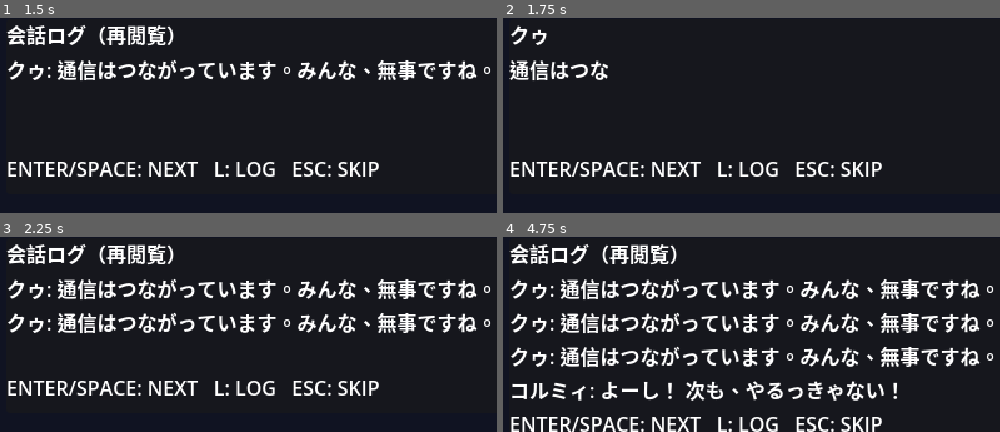
Above: before the commit, frames 1-4 (two rows, left to right).
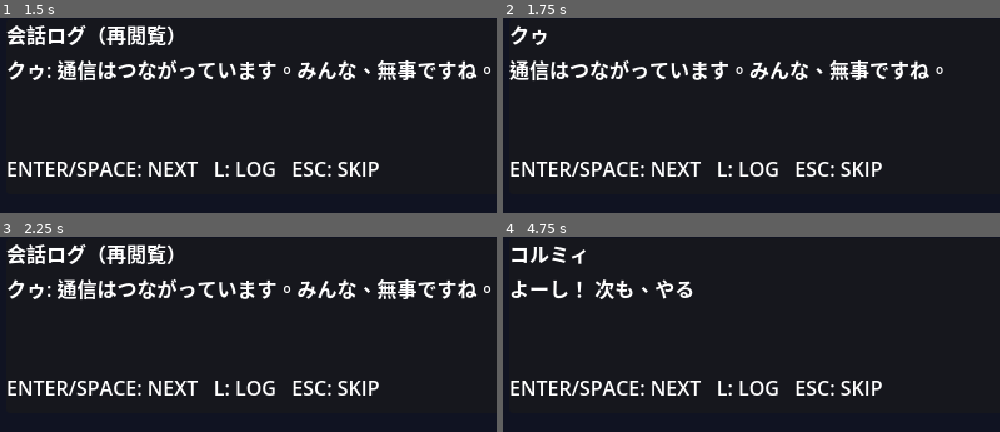
Above: after the commit, the same moments.

Repository: coshimagame/manjusyage
Game: Godot game, scene res://intermission_prototype.tscn
The game is run twice, just before and just after one commit, with the same random seed, the same clock (stepped at 60 frames per second) and the same inputs. This scene is started directly instead of the project's main scene.
Inputs (mouse positions are in pixels of both pictures, inside the frame that each line leads up to):
- Up to frame 1 (1.5 s): tap Enter at 0.5 s; move the mouse to (outside the picture) at 0.52 s; hold Right 0.53-1.28 s; tap L at 0.6 s; click (outside the picture) at 0.67 s; tap Space at 0.77, 1.25 s; tap E at 0.8, 1.35 s; move the mouse to (outside the picture) at 1.27 s; hold Down from 1.28 s (still down)
- Up to frame 2 (1.75 s): keep holding Down; tap Space at 1.52 s; tap L at 1.55 s
- Up to frame 3 (2.25 s): move the mouse to (outside the picture) at 2.02 s; release Down at 2.03 s; hold Right from 2.03 s (still down); tap L at 2.1 s
- Up to frame 4 (4.75 s): tap E at 2.3, 3.8 s; tap Enter at 2.75 s; move the mouse to (840, 297) at 2.77 s; release Right at 2.78 s; hold Up 2.78-3.53 s; tap M at 2.85 s; click (840, 297) at 2.92 s; tap Space at 3.02, 3.77, 4.52 s; tap L at 3.05, 4.55 s; move the mouse to (outside the picture) at 3.52 s; hold Left from 3.53 s (still down); tap 1 at 3.6 s; tap Escape at 4.15 s; move the mouse to (outside the picture) at 4.27 s; tap 2 at 4.35 s

Frame 1 is identical in both runs. In frame 2, 2.6% of the frame differs, in the area x 21-89%, y 21-32%; in frame 3, 3.9%; in frame 4, 20%, in the area x 1-99%, y 3-100%.

Commit message:
Fix intermission log replay, finish signal, and stage 8 completion

Diff:
--- a/intermission_prototype.gd
+++ b/intermission_prototype.gd
@@ -16,6 +16,7 @@
 var full_text := ""
 var history: Array[String] = []
 var show_log := false
+var finished := false
 var speaker_label: Label
 var dialogue_label: Label
 var hint_label: Label
@@ -52,6 +53,7 @@
  line_index = 0
  history.clear()
  show_log = false
+ finished = false
  if is_node_ready(): _show_line()
 
 func _available_lines() -> Array[Dictionary]:
@@ -61,10 +63,16 @@
    result.append(entry)
  return result
 
+func _finish() -> void:
+ if finished: return
+ finished = true
+ set_process(false)
+ intermission_finished.emit(stage_number + 1 if stage_number < 8 else 0)
+
 func _show_line() -> void:
  var lines := _available_lines()
  if line_index >= lines.size():
-  intermission_finished.emit(mini(stage_number+1,8))
+  _finish()
   return
  var line: Dictionary = lines[line_index]
  speaker_label.text = str(line.speaker)
@@ -75,21 +83,26 @@
  history.append("%s: %s" % [line.speaker,line.text])
 
 func _process(delta: float) -> void:
- if show_log: return
+ if show_log or finished: return
  visible_chars = minf(visible_chars+delta*28.0,float(full_text.length()))
  dialogue_label.visible_characters = int(visible_chars)
 
 func _unhandled_key_input(event: InputEvent) -> void:
- if not event is InputEventKey or not event.pressed or event.echo: return
+ if finished or not event is InputEventKey or not event.pressed or event.echo: return
  if event.keycode == KEY_ESCAPE:
-  intermission_finished.emit(mini(stage_number+1,8))
+  _finish()
  elif event.keycode == KEY_L:
   show_log = not show_log
-  dialogue_label.visible_characters = -1
   if show_log:
    speaker_label.text = "会話ログ（再閲覧）"
    dialogue_label.text = "\n".join(history)
-  else: _show_line()
+   dialogue_label.visible_characters = -1
+  else:
+   var lines := _available_lines()
+   if line_index < lines.size():
+    speaker_label.text = str(lines[line_index].speaker)
+    dialogue_label.text = full_text
+    dialogue_label.visible_characters = int(visible_chars)
  elif event.keycode in [KEY_ENTER,KEY_KP_ENTER,KEY_SPACE]:
   if show_log: return
   if visible_chars < full_text.length():
